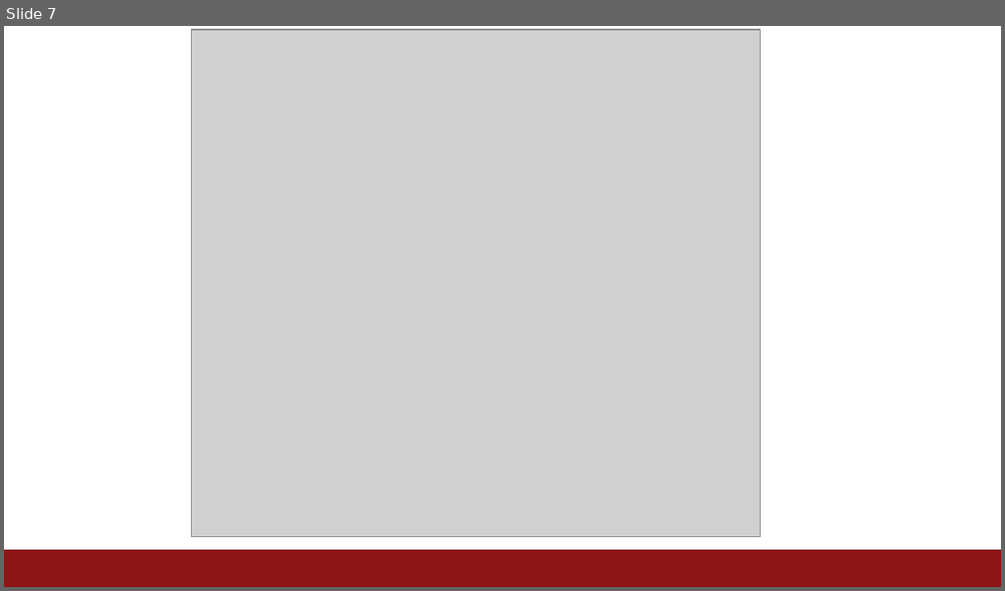
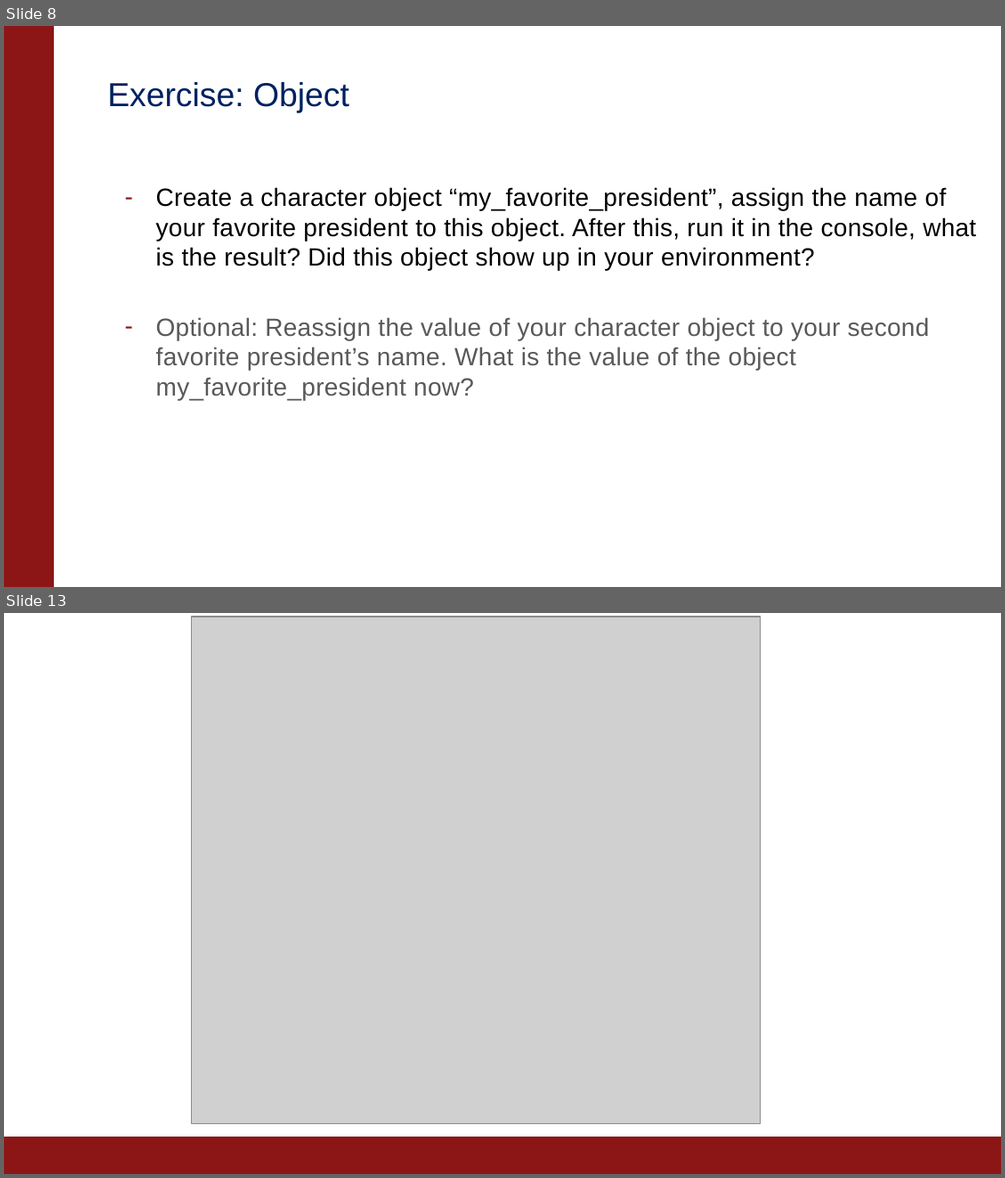
Before and after one commit to kaipingchen/com106-206-TA, a slide deck: KaipingAdina's Section Material/Intro Section/IntroSection.pptx. Shown one above the other, each under a label of ours: slide 7 before the commit, slides 8 and 13 after it; the slides between them are not shown. The pictures are 1005x591 and 1005x1178 pixels, drawn with LibreOffice and Linux fonts; fonts in the diff are those of the drawing; grey boxes stand for pictures; background and template pictures are left out. Boxes give left, top, right and bottom in pixels: in the first picture for what was removed or moved away, otherwise in the second. Text is boxed around its words. In the diff, an @@ line names an element or a change of style, - is before the commit and + after.

Commit message:
update the R script and PPT!
Dear Adina, I included the exercises in the PPT and delete some
contents. I also updated the R script! Please edit! Thanks!

```diff
--- a/KaipingAdina's Section Material/Intro Section/IntroSection.pptx
+++ b/KaipingAdina's Section Material/Intro Section/IntroSection.pptx
@@ slide 8 added at (4, 26, 1001, 587), background #FFFFFF @@
@@ rectangle added at (4, 26, 54, 587), fill #8C1515, outline #8C1515 0.75 pt @@
@@ title added at (107, 82, 349, 113), 24 pt, text #002060 @@
+Exercise: Object
@@ text added at (156, 187, 976, 400), 18 pt, text #000000 @@
+– Create a character object “my_favorite_president”, assign the name of your favorite president to this object. After this, run it in the console, what is the result? Did this object show up in your environment?
+– Optional: Reassign the value of your character object to your second favorite president’s name. What is the value of the object my_favorite_president now?
@@ what was slide 7 is now slide 13 @@
```
Also in this commit, not shown: 4 slides changed, 5 other slides added, 2 other files.
